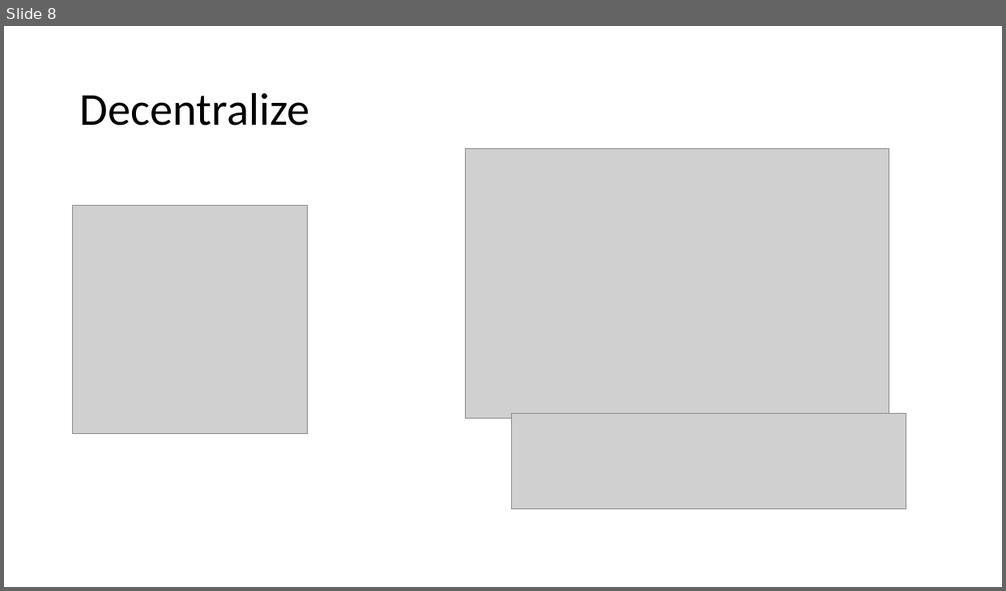
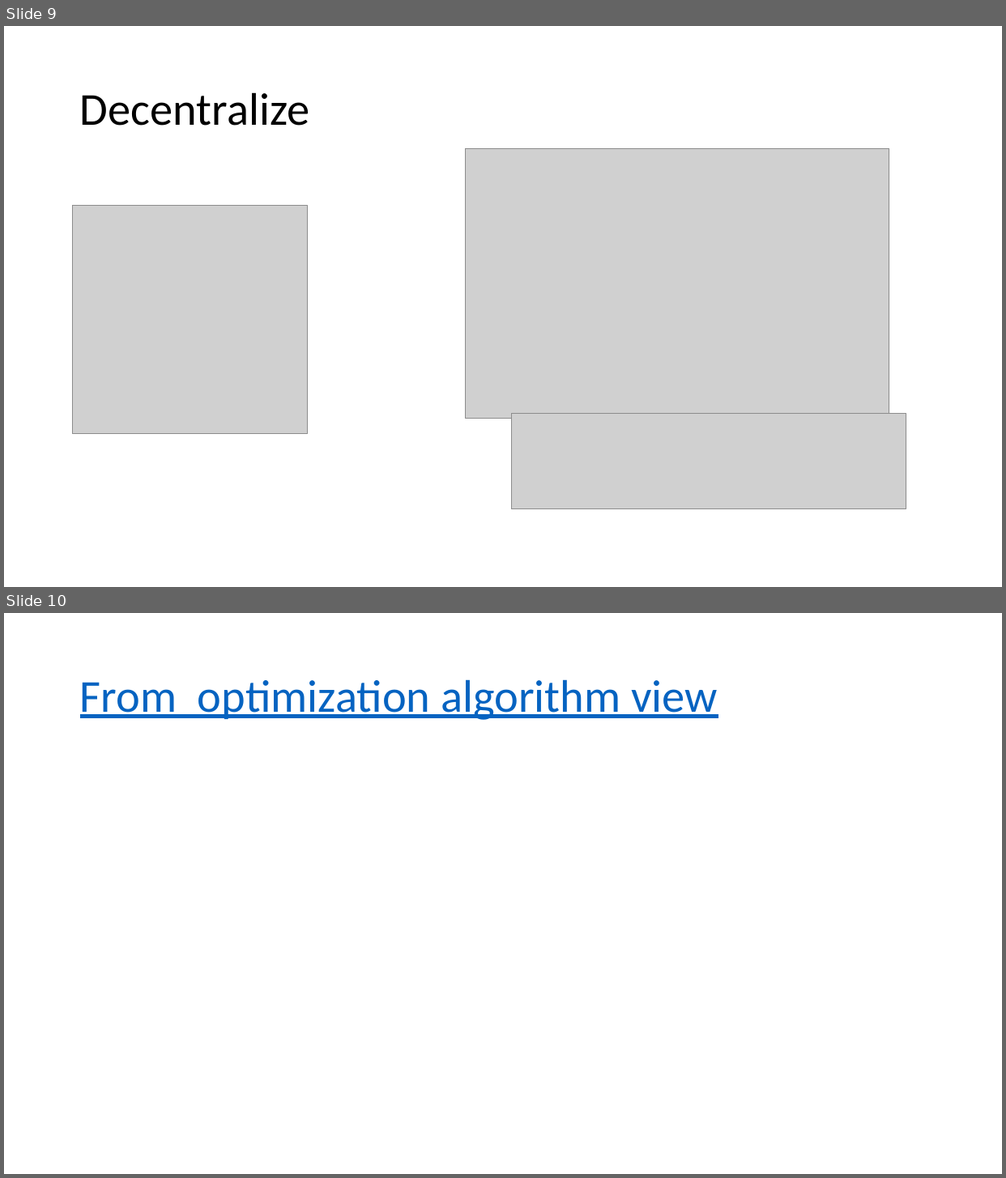
Before and after one commit to xfdywy/Optimization, a slide deck: distributed ML implementation.pptx. Shown one above the other, each under a label of ours: slide 8 before the commit, slides 9 and 10 after it. The pictures are 1006x591 and 1006x1178 pixels, drawn with LibreOffice and Linux fonts; fonts in the diff are those of the drawing; grey boxes stand for pictures. Boxes give left, top, right and bottom in pixels: in the first picture for what was removed or moved away, otherwise in the second. Text is boxed around its words. In the diff, an @@ line names an element or a change of style, - is before the commit and + after.

```diff
--- a/distributed ML implementation.pptx
+++ b/distributed ML implementation.pptx
@@ slide 10 added at (x1=4, y1=613, x2=1002, y2=1174), background #FFFFFF @@
@@ title added at (x1=80, y1=679, x2=718, y2=720), 44 pt, text #0563C1, underline @@
+From optimization algorithm view
@@ what was slide 8 is now slide 9 @@
```
Also in this commit, not shown: 3 slides changed, 3 other slides added, 1 other file.
